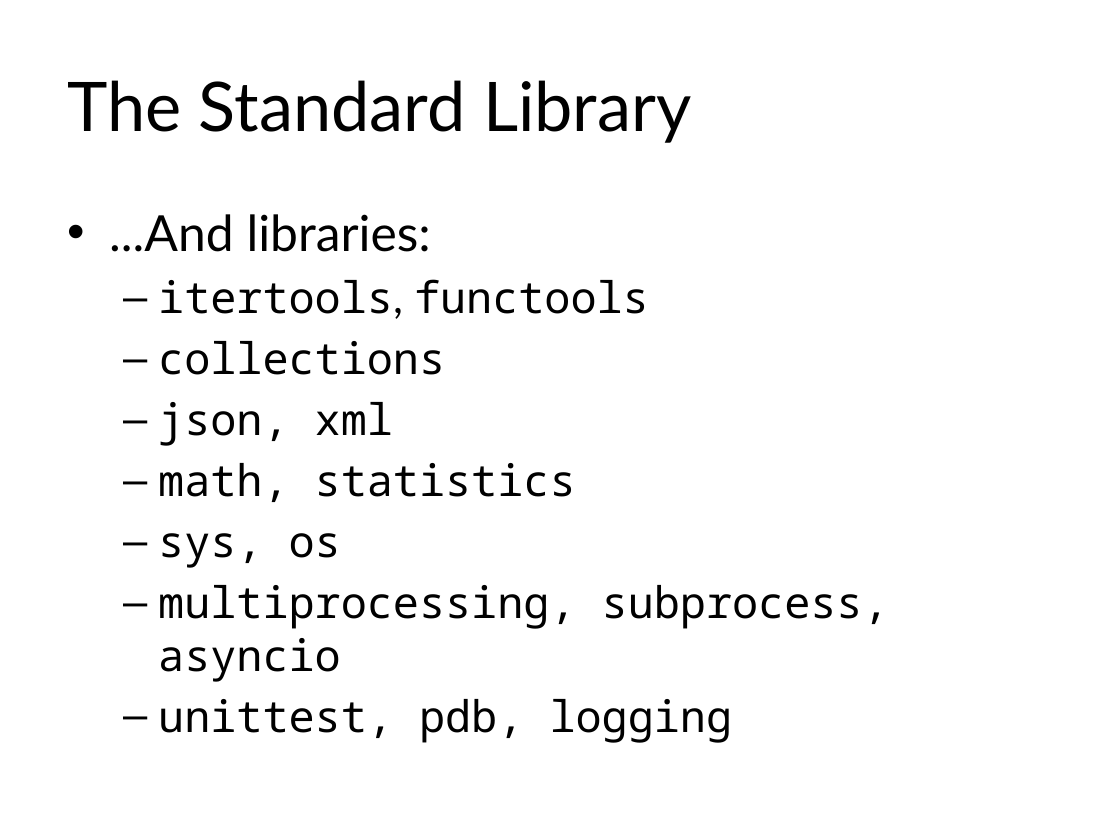
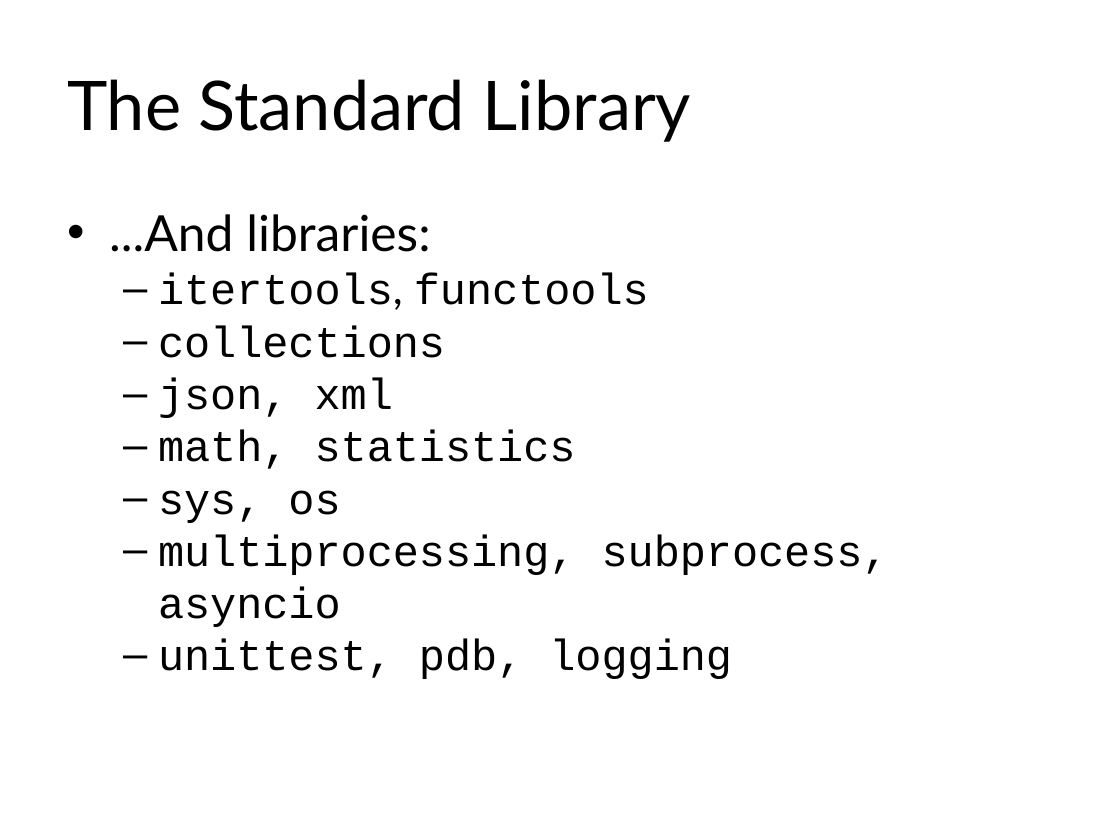
Before and after one commit to pcallier/standard_love, a slide deck: slide 3 of standard_lib.pptx. Drawn at 1120x840 pixels with LibreOffice and Linux fonts; fonts in the diff are those of the drawing. Boxes give left, top, right and bottom in pixels: in the first picture for what was removed or moved away, otherwise in the second. Text is boxed around its words. In the diff, an @@ line names an element or a change of style, - is before the commit and + after.

```diff
--- a/standard_lib.pptx
+++ b/standard_lib.pptx
@@ text "...And libraries:" at <box>109,214,889,679</box>: font Noto Sans Mono to Courier New in "itertools, functools", "collections", "json, xml", "math, statistics" and 3 more places; indent changed; less space between paragraphs @@
```
Also in this commit, not shown: 15 other slides changed, 1 slide added.
